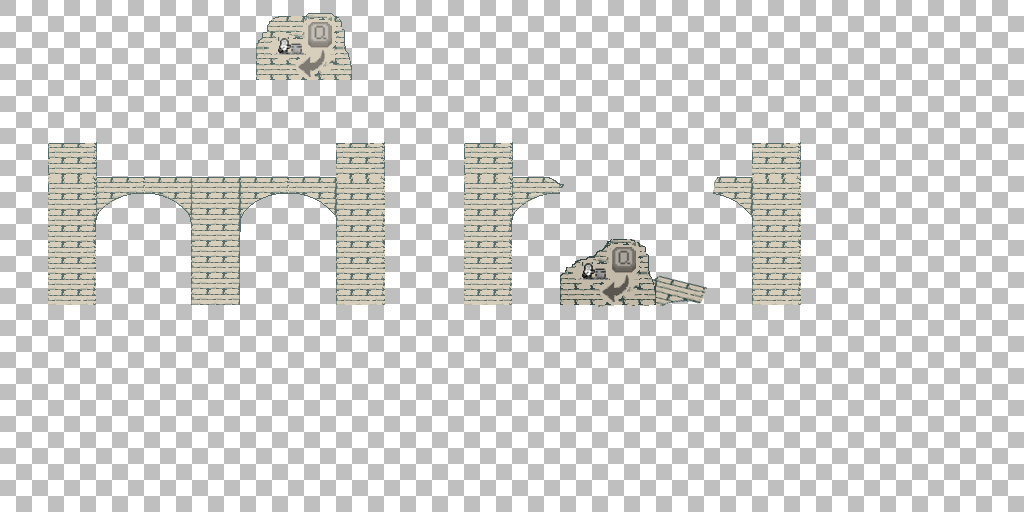
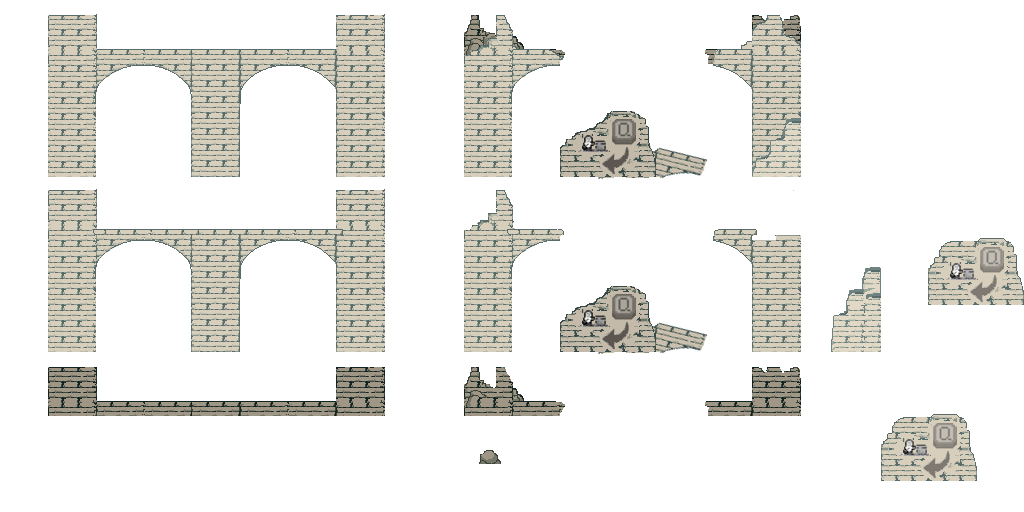
Before/after of a 1024x512 layered artwork. What changed in the layer stack:
added layer "Bridge Merged" (1st of 4) above "Bridge Merged" over left=0, top=46, right=1024, bottom=512
added layer "Bridge Merged" (2nd of 4) above "Bridge Merged" over left=0, top=0, right=1024, bottom=384
added layer "Bridge Merged" (3rd of 4) above "Bridge Merged" over left=0, top=0, right=1024, bottom=512
painted on "Bridge Merged" (4th of 4) over left=0, top=0, right=1024, bottom=512
added layer "Midground" (1st of 2) above "Midground" over left=444, top=418, right=572, bottom=512
added layer "Midground" (2nd of 2) above "Bridge Background" over left=447, top=1, right=511, bottom=129
added layer "Bridge Background" (1st of 2) above "Bridge Background" over left=0, top=287, right=896, bottom=479
painted on "Bridge Background" (2nd of 2) over left=0, top=0, right=896, bottom=192
hid "Background" over left=0, top=0, right=1024, bottom=512
